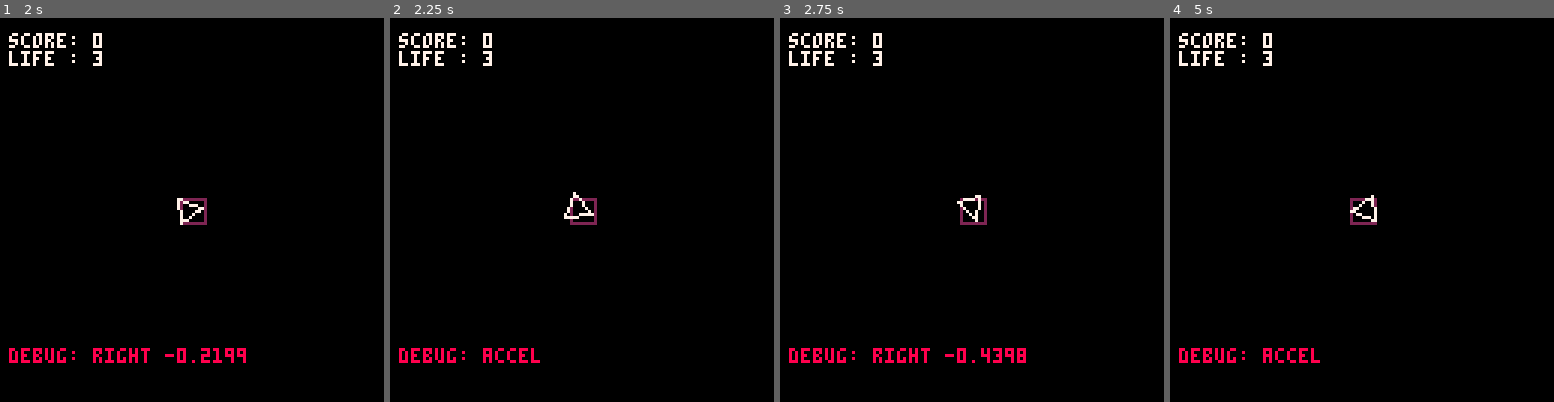
Above: before the commit, frames 1-4 (left to right).
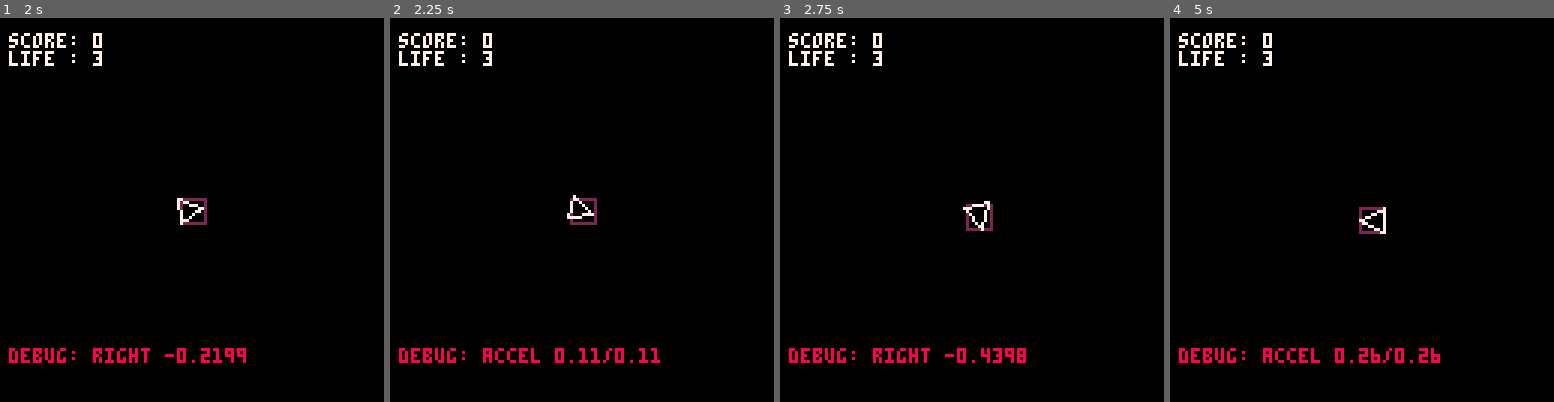
Above: after the commit, the same moments.

Repository: devcherchecollegue-org/back-to-the-90s
Game: PICO-8 cartridge asteroid.p8
Two runs of this game, one before a commit and one after it. Both use one fixed random seed, a clock stepped at 60 frames per second and the inputs below.
Inputs:
- Up to frame 1 (2 s): tap X (X key) at 0.33, 1.07, 1.85 s; hold Right from 1.6 s (still down)
- Up to frame 2 (2.25 s): release Right at 2.1 s; hold Up from 2.15 s (still down)
- Up to frame 3 (2.75 s): release Up at 2.42 s; hold Right from 2.47 s (still down)
- Up to frame 4 (5 s): tap X (X key) at 2.97, 4.08 s; release Right at 3.03 s; hold Left 3.08-3.58 s; hold Right 4.02-4.68 s; hold Up from 4.73 s (still down)

Frame 1 is identical in both runs. In frame 2, 0.5% of the frame differs, in the area x 42-71%, y 45-90%; in frame 3, 0.4%; in frame 4, 0.9%, in the area x 42-71%, y 46-90%.

Commit message:
handle player accel/decel/mov
rotation vector for accel i missing

Diff:
--- a/asteroid.p8
+++ b/asteroid.p8
@@ -4,6 +4,8 @@
 isdebug=1
 px, py = 64, 64
 pvx, pvy = 0,0
+paccel= 0.05
+pdecel = 0.02
 pangle = 0.0
 pgeom={
 {{0,-1},{-1,1}},
@@ -29,6 +31,7 @@
 	if(btn(➡️)) then turn_right() end
 	if(btn(⬆️)) then accel() end
 	if(btn(❎)) then fire() end
+	update_player()
 end
 
 function _draw()
@@ -52,6 +55,15 @@
 	end
 end
 
+function update_player()
+	pvx -= pdecel
+	pvy -= pdecel
+	if (pvx < 0) then pvx = 0 end
+	if (pvy < 0) then pvy = 0 end
+ px += pvx
+ py += pvy
+end
+
 function draw_text()
 	print("score: "..score, 3,5)
 	print("life : "..life, 3,11)
@@ -71,7 +83,9 @@
 end
 
 function accel()
- debug="accel"
+ pvx += paccel
+ pvy += paccel
+ debug="accel "..pvx.."/"..pvy
 end
 
 function fire()
